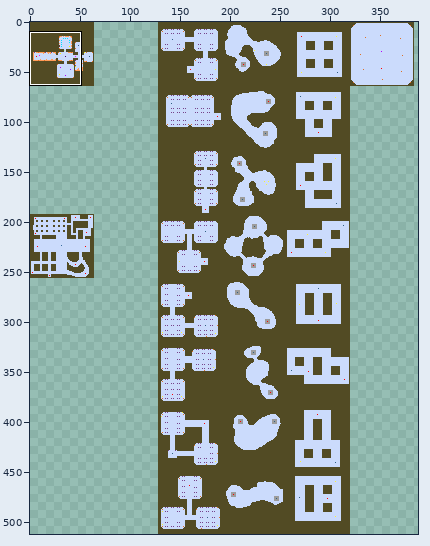
Edited in one commit: pixel-art file (assets/image/level.aseprite). Above: a wide view before the commit, with the close-up outlined.
Close-up. The starting point:
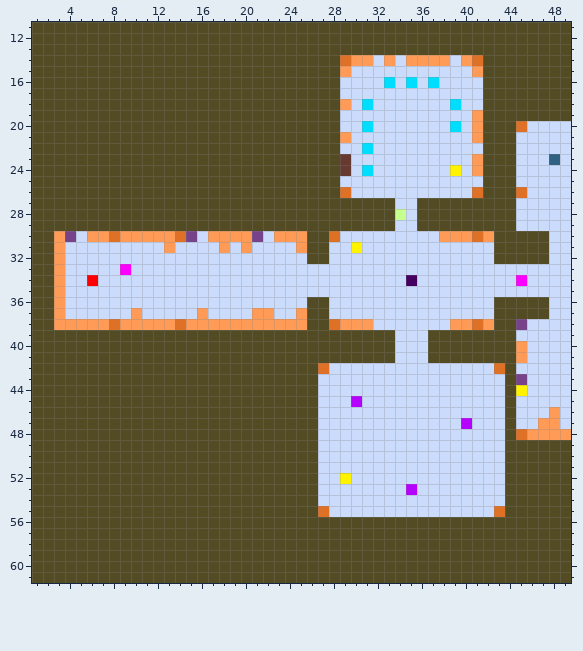
512x512 pixels, 1 frame. Colours within 5 levels of each other are drawn and written as one. Shown: x 1..49, y 11..61. The wide view leaves out empty margins.
After:
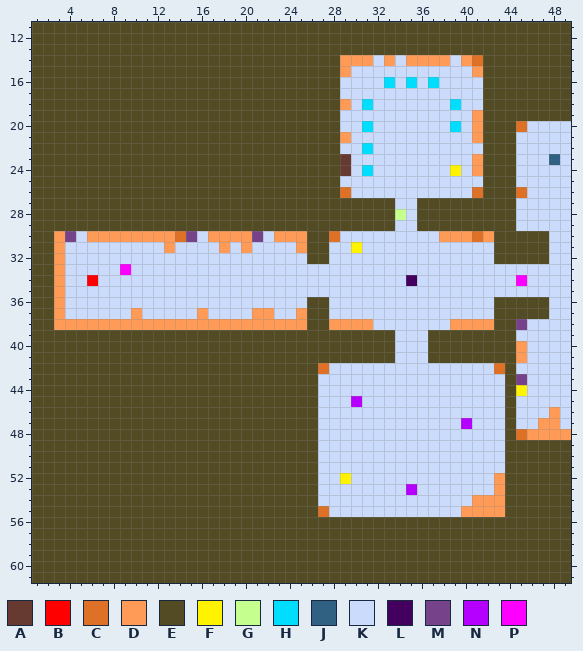
Palette (. is transparent): A #663931  B #ff0000  C #df7126  D #ff9b57  E #524b24  F #fff300  G #c5ff8e  H #00deff  J #306082  K #cbdbfc  L #44005e  M #76428a  N #b600ff  P #fe00ff
Change:
Colour C gives way to colour D in row 14 at x 29; in row 30 at x 8; in row 38 at x 8, 14, 28 and 41; in row 55 at x 43.
Colour K gives way to colour D in rows 52 to 53 at x 43; in row 54 at x 41 to 43; in row 55 at x 40 to 42.
